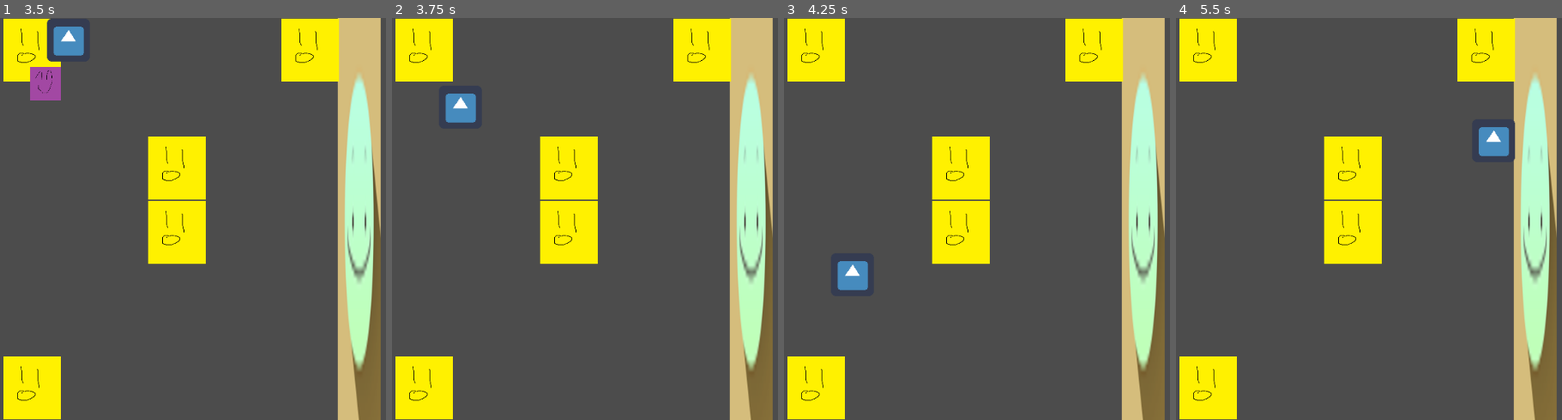
Above: before the commit, frames 1-4 (left to right).
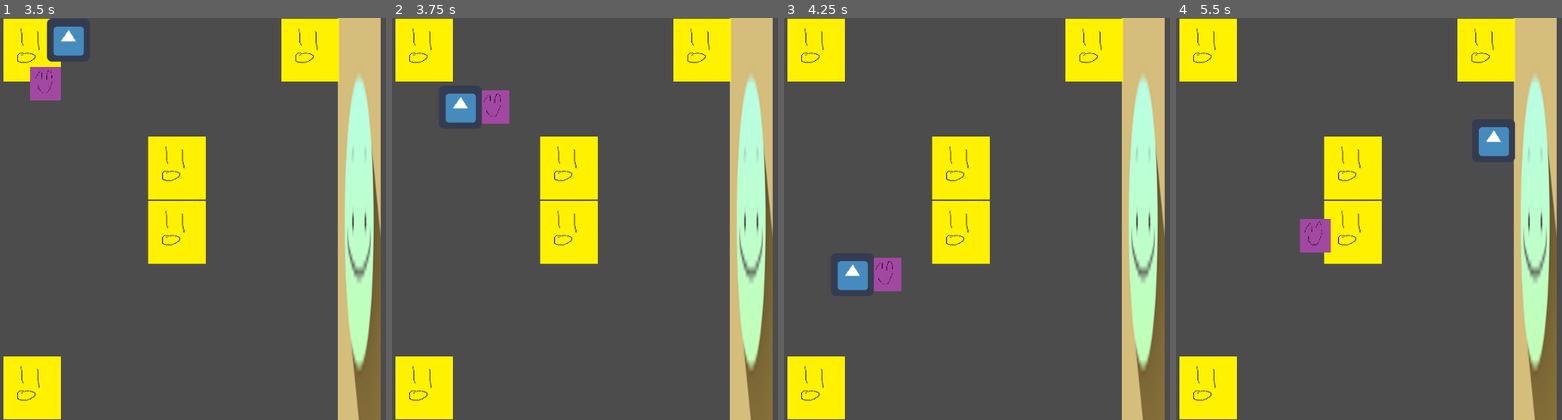
Above: after the commit, the same moments.

Repository: Lucianono/DinerWithMonster
Game: Godot game, scene res://on-site.tscn
Two runs of this game, one before a commit and one after it. Both use one fixed random seed, a clock stepped at 60 frames per second and the inputs below. The engine's default icon, where the game draws it, is replaced by a stand-in: a white triangle on a blue panel in a dark square.
Inputs (mouse positions are in pixels of both pictures, inside the frame that each line leads up to):
- Up to frame 1 (3.5 s): tap Enter at 0.5 s; move the mouse to (308, 299) at 0.52 s; hold Up (ui_up) 0.53-2.03 s; click (308, 299) at 0.67 s; move the mouse to (outside the picture) at 1.27 s; tap Space at 2 s; move the mouse to (138, 158) at 2.02 s; hold Left (ui_left) from 2.03 s (still down); move the mouse to (378, 219) at 2.77 s; click (378, 219) at 2.92 s
- Up to frame 2 (3.75 s): tap Enter at 3.5 s; move the mouse to (631, 118) at 3.52 s; release Left (ui_left) at 3.53 s; hold Down (ui_down) from 3.53 s (still down)
- Up to frame 3 (4.25 s): keep holding Down (ui_down)
- Up to frame 4 (5.5 s): move the mouse to (outside the picture) at 4.27 s; release Down (ui_down) at 4.28 s; hold Right (ui_right) 4.28-5.03 s; move the mouse to (1380, 239) at 5.02 s; hold Up (ui_up) from 5.03 s (still down); click (1380, 239) at 5.17 s

Frame 1 is identical in both runs. In frame 2, 0.6% of the frame differs, in the area x 23-31%, y 17-27%; in frame 3, 0.6%; in frame 4, 0.7%, in the area x 32-41%, y 50-59%.

Commit message:
smart holding and freeding of dish and ingr

Diff:
--- a/GlobalVar.gd
+++ b/GlobalVar.gd
@@ -5,7 +5,7 @@
 var isPlayerCooking = false
 
 func _ready():
-	set_process(true)
+	set_process(false)
 	pass
 
 func _process(_delta):
--- a/dish-entity.gd
+++ b/dish-entity.gd
@@ -32,7 +32,7 @@
 
 #when caldo picked the ingredient
 func _on_dishready_area_entered(area):
-	if area.get_name() == "caldo-area" && !isPlayerThrowing && GlobalVar.player_dish_holding == null :
+	if area.get_name() == "caldo-area" && !isPlayerThrowing && GlobalVar.player_dish_holding == null && GlobalVar.player_holding == []:
 		isPlayerHolding = true
 		GlobalVar.player_dish_holding = global_dish_name
 
--- a/ingredient-entity.gd
+++ b/ingredient-entity.gd
@@ -68,6 +68,8 @@
 	if GlobalVar.isPlayerCooking && global_ingr_name in GlobalVar.player_holding:
 		GlobalVar.player_holding.erase(global_ingr_name)
 		emit_signal("ingredient_freed",global_ingr_name)
+		if GlobalVar.player_holding == []:
+			GlobalVar.isPlayerCooking = false
 		queue_free()
 
 #for left clicking
--- a/magical-grill.gd
+++ b/magical-grill.gd
@@ -9,9 +9,8 @@
 
 #when grill entered
 func _on_Area2D_area_entered(area):
-	if(area.get_name() == "caldo-area"):
+	if(area.get_name() == "caldo-area") && GlobalVar.player_holding != []:
 
-		GlobalVar.isPlayerCooking = true
 		match GlobalVar.player_holding :
 			["squid"]:
 				dish_created = "Adobo"
@@ -33,10 +32,5 @@
 				dish_created = "Tokneneng"
 			["egg","squid"], ["squid","egg"]:
 				dish_created = "Calamares"
-			_:
-				dish_created = null
-				print("None")
 
-		print(dish_created)
 		emit_signal("player_cooking",dish_created)
-		print("cooking")
--- a/on-site.gd
+++ b/on-site.gd
@@ -90,12 +90,13 @@
 
 func _on_Grill_player_cooking(dish_name_created):
 	if isDishFreed && GlobalVar.player_holding != []:
+		print("cooking")
+		GlobalVar.isPlayerCooking = true
 		var dish_ent = dish.instance()
 		dish_ent.initDishName(dish_name_created)
 		dish_ent.connect("dish_freed",self,"_on_dishready_dish_freed")
 		call_deferred("add_child",dish_ent)
 		dish_ent.set_position(grill_postion + Vector2(-20,50))
-		GlobalVar.isPlayerCooking = false
 		isDishFreed = false
 
 
